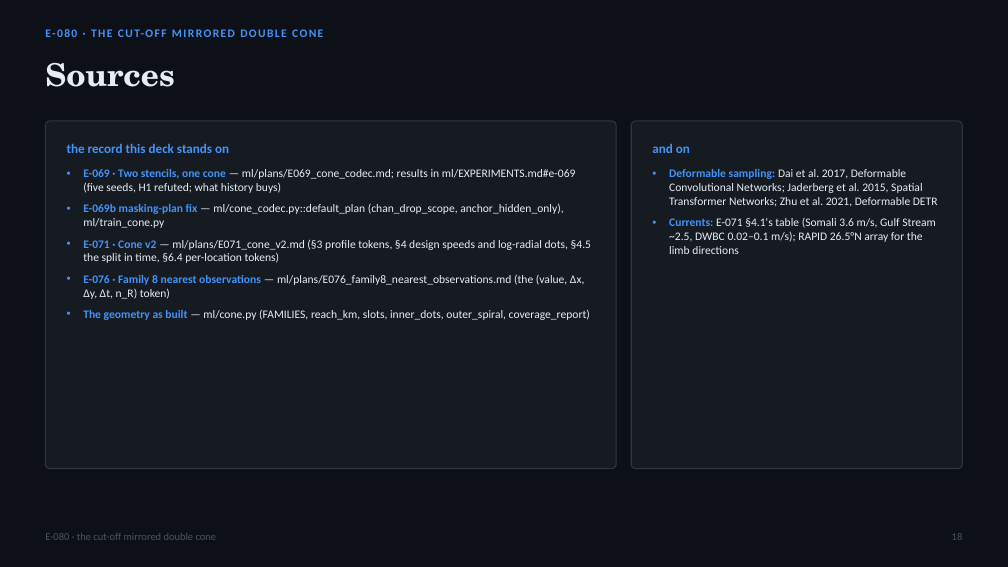
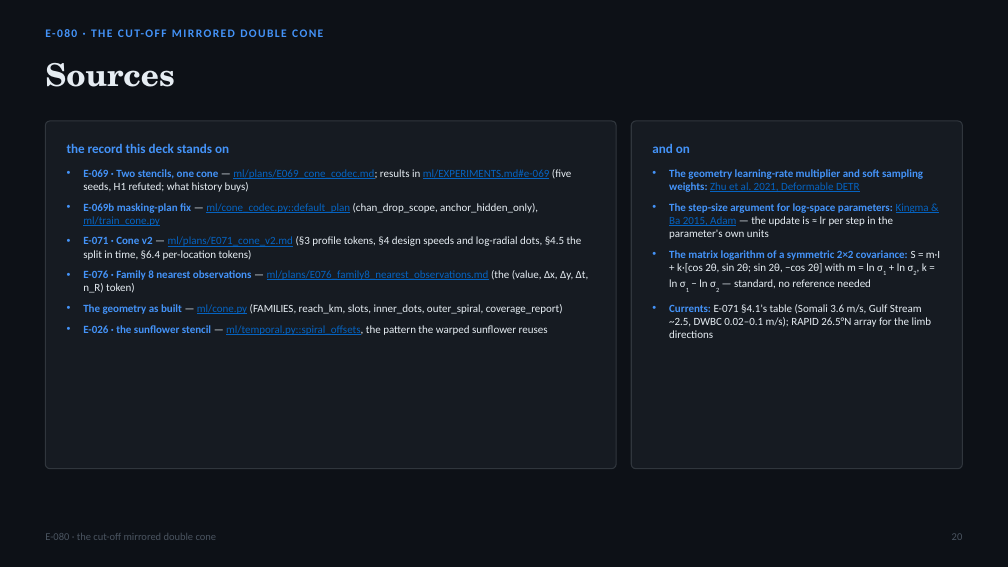
Before and after one commit to blauewelt/earth, a slide deck: slide 20 of ml/plans/E080_hourglass_cone_deck.pptx (slide 18 before the commit). Drawn at 1008x567 pixels with LibreOffice and Linux fonts; fonts in the diff are those of the drawing. Boxes give left, top, right and bottom in pixels: in the first picture for what was removed or moved away, otherwise in the second. Text is boxed around its words. In the diff, an @@ line names an element or a change of style, - is before the commit and + after.

```diff
--- a/ml/plans/E080_hourglass_cone_deck.pptx
+++ b/ml/plans/E080_hourglass_cone_deck.pptx
@@ text at [83,169,589,314]: size 11 to 10.5 pt in "E-069 · Two stencils, one cone — ...", "E-069b masking-plan fix — ml/cone_codec.py::default_plan (ch ...", "E-071 · Cone v2 — ml/plans/E071_cone_v2.md (§3 ...", "E-076 · Family 8 nearest observations — ..." and 1 more places; text colour #E6EDF3 to #0563C1, underline on in "ml/plans/E069_cone_codec.md; ml/EXPERIMENTS.md#e-069", "ml/cone_codec.py::default_plan ml/train_cone.py", "ml/plans/E071_cone_v2.md", "ml/plans/E076_family8_nearest_observations.md" and 1 more places @@
@@ text at [669,169,940,288]: text changed; size 11 to 10.5 pt; text colour #E6EDF3 to #4493F8 @@
-• Deformable sampling: Dai et al. 2017, Deformable Convolutional Networks; Jaderberg et al. 2015, Spatial Transformer Networks; Zhu et al. 2021, Deformable DETR
+• The geometry learning-rate multiplier and soft sampling weights: Zhu et al. 2021, Deformable DETR
+• The step-size argument for log-space parameters: Kingma & Ba 2015, Adam — the update is ≈ lr per step in the parameter's own units
+• The matrix logarithm of a symmetric 2×2 covariance: S = m·I + k·[cos 2θ, sin 2θ; sin 2θ, −cos 2θ] with m = ln σ1 + ln σ2, k = ln σ1 − ln σ2 — standard, no reference needed
@@ text at [83,325,548,335]: paragraph added @@
+• E-026 · the sunflower stencil — ml/temporal.py::spiral_offsets, the pattern the warped sunflower reuses
@@ text at [669,304,932,338]: size 11 to 10.5 pt in "Currents: E-071 §4.1's table (Somali 3.6 m/s, ..." @@
```
Also in this commit, not shown: 10 other slides changed, 3 slides added, 1 slide removed, 8 other files.
